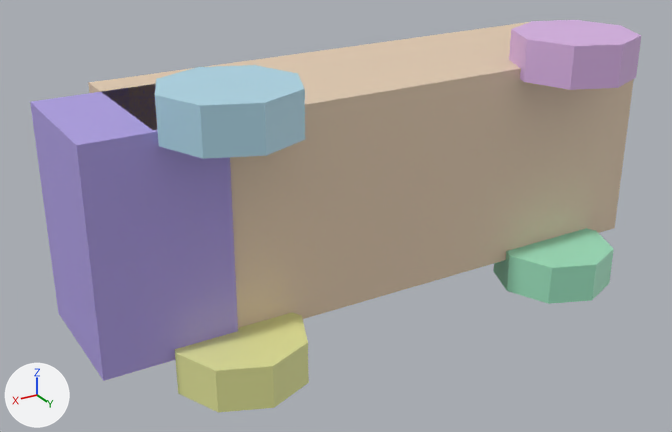
Renders of the glTF model public/studio/v2.15.0/d_firetruck/model.glb from each side of a commit.
Camera for both pictures: a 50 mm lens placed at (4.88, 6.99, 3.18), pointed at (0.56, -0.2, -0.41). Lighting does not change. The marker at lower left points along +X, +Y and +Z. The older version comes first. Where no turn or scale is listed for an object, it has been applied to the vertices.

In view in the first picture: 'part0', 'part1', 'part4', 'part5', 'part6', 'part7'.
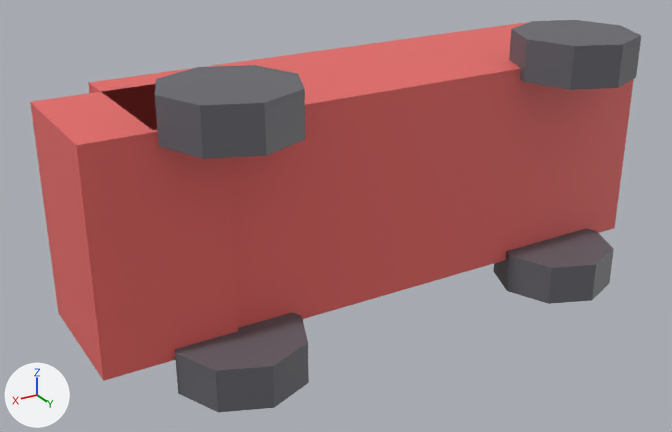
Where the change shows, as pixel boxes [x1, y1, x2, y2] in the pictures (672 x 432 px):
part 1 of me_geometry_0, recoloured (beige to red): [88, 22, 634, 328] in both
part 2 of me_geometry_1, recoloured (blue to red): [30, 84, 238, 381] in both
part 3 of me_geometry_4, recoloured (cyan to dark grey): [155, 65, 305, 159] in both
part 4 of me_geometry_5, recoloured (beige to dark grey): [175, 312, 309, 412] in both
part 5 of me_geometry_6, recoloured (purple to dark grey): [509, 20, 641, 90] in both
part 6 of me_geometry_7, recoloured (green to dark grey): [493, 228, 614, 304] in both

Patch to the scene script:
```diff
--- a/public/studio/v2.15.0/d_firetruck/model.glb.py
+++ b/public/studio/v2.15.0/d_firetruck/model.glb.py
@@ me_geometry_0 @@
 me_geometry_0.from_pydata(...)  # 8 vertices, 12 faces; spans x -2.6..2.6, y -1.1..0.5, z -1.0..1.0
 # used by ob_part0; location = (0.0, 0.0, 0.0)
+# me_geometry_0 part 1: 12 faces centred in x -2.6..2.6, y -1.1..0.5, z -1.0..1.0 are repainted in the vertex colours; the middle colour goes from beige #e7cfb4 to red #ea6865
 me_geometry_0.materials.append(mat_defaultmaterial)
@@ me_geometry_1 @@
 me_geometry_1.from_pydata(...)  # 8 vertices, 12 faces; spans x 2.0..3.2, y -0.75..0.55, z -1.0..1.0
 # used by ob_part1; location = (0.0, 0.0, 0.0)
+# me_geometry_1 part 2: 12 faces centred in x 2.0..3.2, y -0.75..0.55, z -1.0..1.0 are repainted in the vertex colours; the middle colour goes from blue #b0a0e6 to red #ea6865
 me_geometry_1.materials.append(mat_defaultmaterial_001)
@@ me_geometry_4 @@
 me_geometry_4.from_pydata(...)  # 18 vertices, 32 faces; spans x 1.4..2.6, y 0.0..1.2, z 0.9..1.3
 # used by ob_part4; location = (0.0, 0.0, 0.0)
+# me_geometry_4 part 3: 32 faces centred in x 1.459..2.541, y 0.059..1.141, z 0.9..1.3 are repainted in the vertex colours; the middle colour goes from cyan #b1d9e9 to dark grey #65656c
 me_geometry_4.materials.append(mat_defaultmaterial_004)
@@ me_geometry_5 @@
 me_geometry_5.from_pydata(...)  # 18 vertices, 32 faces; spans x 1.4..2.6, y 0.0..1.2, z -1.3..-0.9
 # used by ob_part5; location = (0.0, 0.0, 0.0)
+# me_geometry_5 part 4: 32 faces centred in x 1.459..2.541, y 0.059..1.141, z -1.3..-0.9 are repainted in the vertex colours; the middle colour goes from beige #e6e89b to dark grey #65656c
 me_geometry_5.materials.append(mat_defaultmaterial_005)
@@ me_geometry_6 @@
 me_geometry_6.from_pydata(...)  # 18 vertices, 32 faces; spans x -2.2..-1.0, y 0.0..1.2, z 0.9..1.3
 # used by ob_part6; location = (0.0, 0.0, 0.0)
+# me_geometry_6 part 5: 32 faces centred in x -2.141..-1.059, y 0.059..1.141, z 0.9..1.3 are repainted in the vertex colours; the middle colour goes from purple #dbb4e7 to dark grey #65656c
 me_geometry_6.materials.append(mat_defaultmaterial_006)
@@ me_geometry_7 @@
 me_geometry_7.from_pydata(...)  # 18 vertices, 32 faces; spans x -2.2..-1.0, y 0.0..1.2, z -1.3..-0.9
 # used by ob_part7; location = (0.0, 0.0, 0.0)
+# me_geometry_7 part 6: 32 faces centred in x -2.141..-1.059, y 0.059..1.141, z -1.3..-0.9 are repainted in the vertex colours; the middle colour goes from green #a0e6c3 to dark grey #65656c
 me_geometry_7.materials.append(mat_defaultmaterial_007)
```
